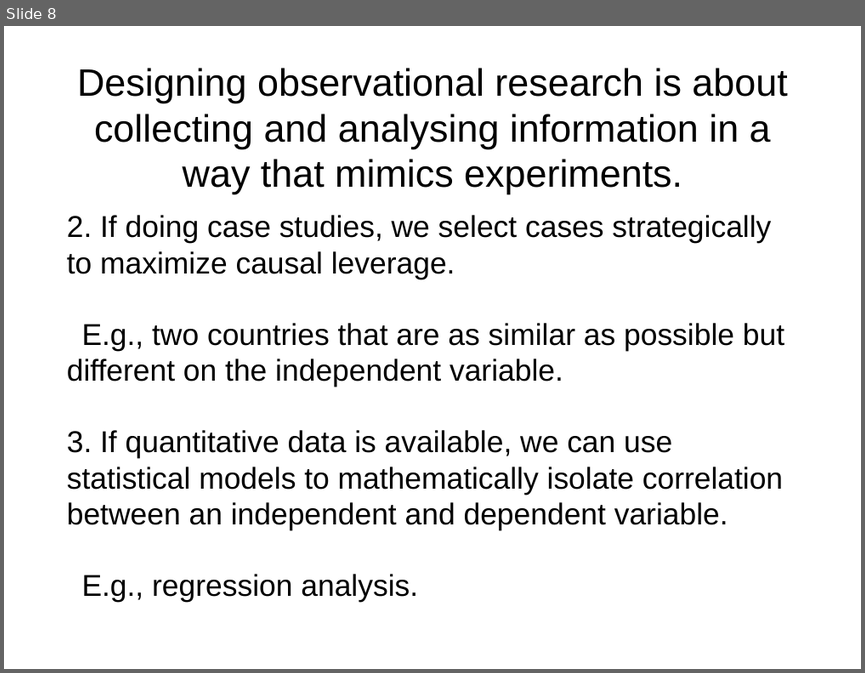
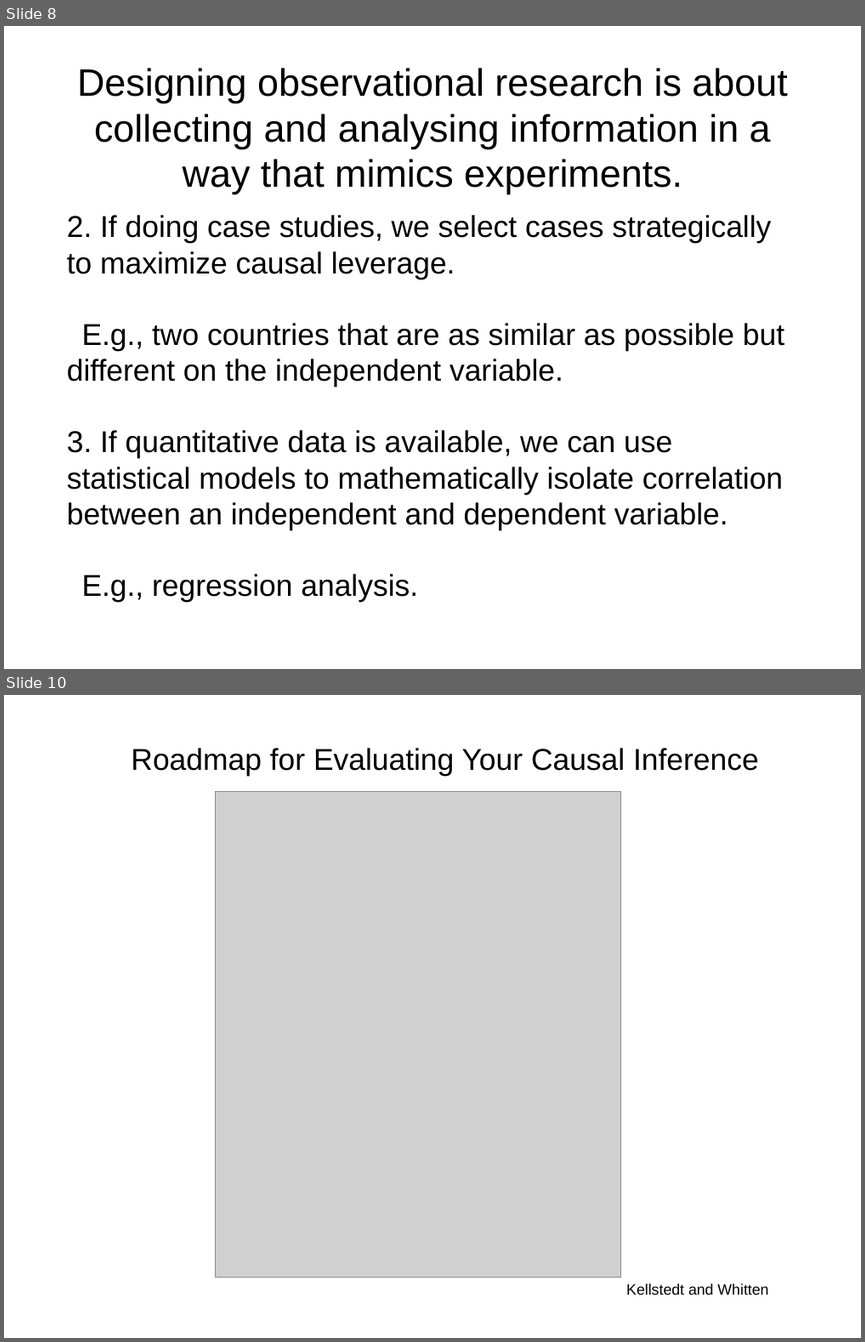
Before and after one commit to jmrphy/political_inquiry, a slide deck: materials/slides/challenge_of_inference/challenge_of_inference.pptx. Shown one above the other, each under a label of ours: slide 8 before the commit, slides 8 and 10 after it; the slides between them are not shown. The pictures are 865x673 and 865x1342 pixels, drawn with LibreOffice and Linux fonts; fonts in the diff are those of the drawing; grey boxes stand for pictures. Boxes give left, top, right and bottom in pixels: in the first picture for what was removed or moved away, otherwise in the second. Text is boxed around its words. In the diff, an @@ line names an element or a change of style, - is before the commit and + after.

```diff
--- a/materials/slides/challenge_of_inference/challenge_of_inference.pptx
+++ b/materials/slides/challenge_of_inference/challenge_of_inference.pptx
@@ slide 10 added at (4,695,861,1338), background #FFFFFF @@
@@ text added at (131,748,759,776), 36 pt, text #000000 @@
+Roadmap for Evaluating Your Causal Inference
@@ picture added at (215,791,620,1276) @@
@@ text added at (626,1283,768,1294), 18 pt, text #000000 @@
+Kellstedt and Whitten
```
Also in this commit, not shown: 1 slide changed, 1 other slide added, 1 slide removed, 10 other files.
